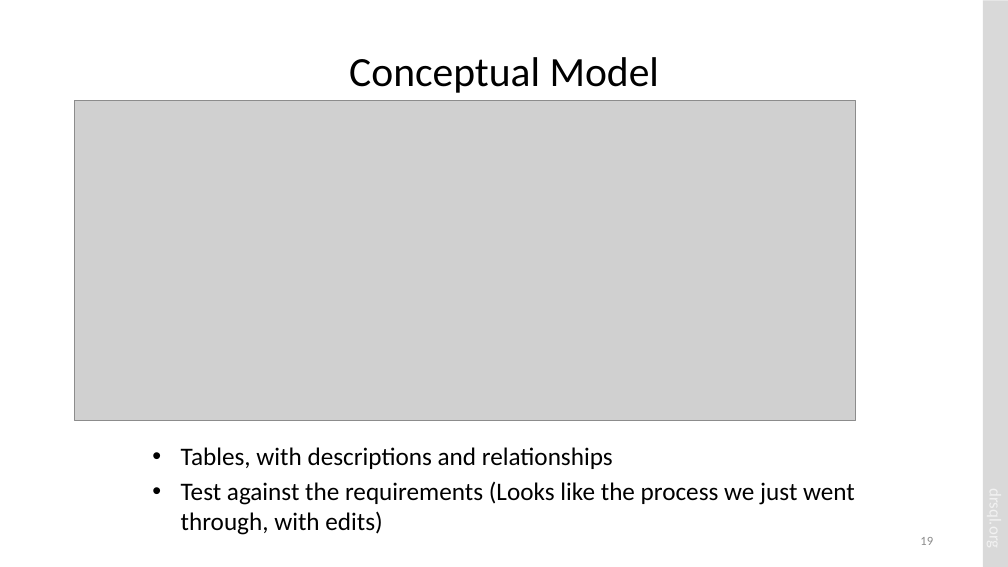
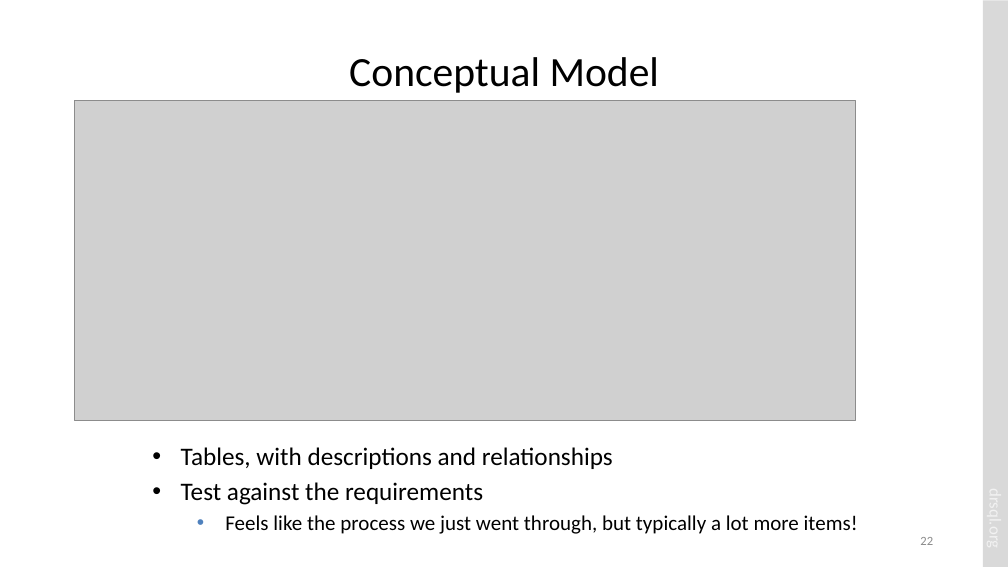
Before and after one commit to drsqlgithub/Presentation-Downloads, a slide deck: slide 22 of Relational Database Design/Relational Database Design.pptx (slide 19 before the commit). Drawn at 1008x567 pixels with LibreOffice and Linux fonts; fonts in the diff are those of the drawing; grey boxes stand for pictures. Boxes give left, top, right and bottom in pixels: in the first picture for what was removed or moved away, otherwise in the second. Text is boxed around its words. In the diff, an @@ line names an element or a change of style, - is before the commit and + after.

```diff
--- a/Relational Database Design/Relational Database Design.pptx
+++ b/Relational Database Design/Relational Database Design.pptx
@@ text at box(225, 515, 858, 534): text changed; size 24 to 20 pt @@
-• Test against the requirements (Looks like the process we just went through, with edits)
+• Test against the requirements
+  • Feels like the process we just went through, but typically a lot more items!
@@ page number at box(920, 537, 933, 545): text changed @@
-19
+22
```
Also in this commit, not shown: 19 other slides changed, 4 slides added, 1 slide removed.
